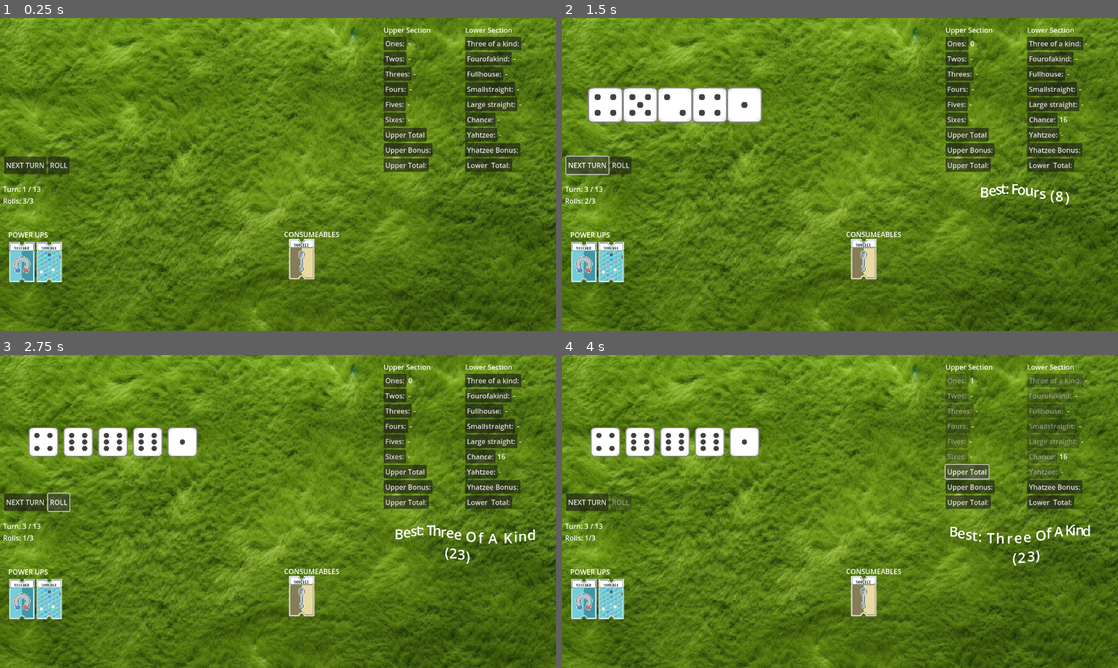
Above: before the commit, frames 1-4 (two rows, left to right).
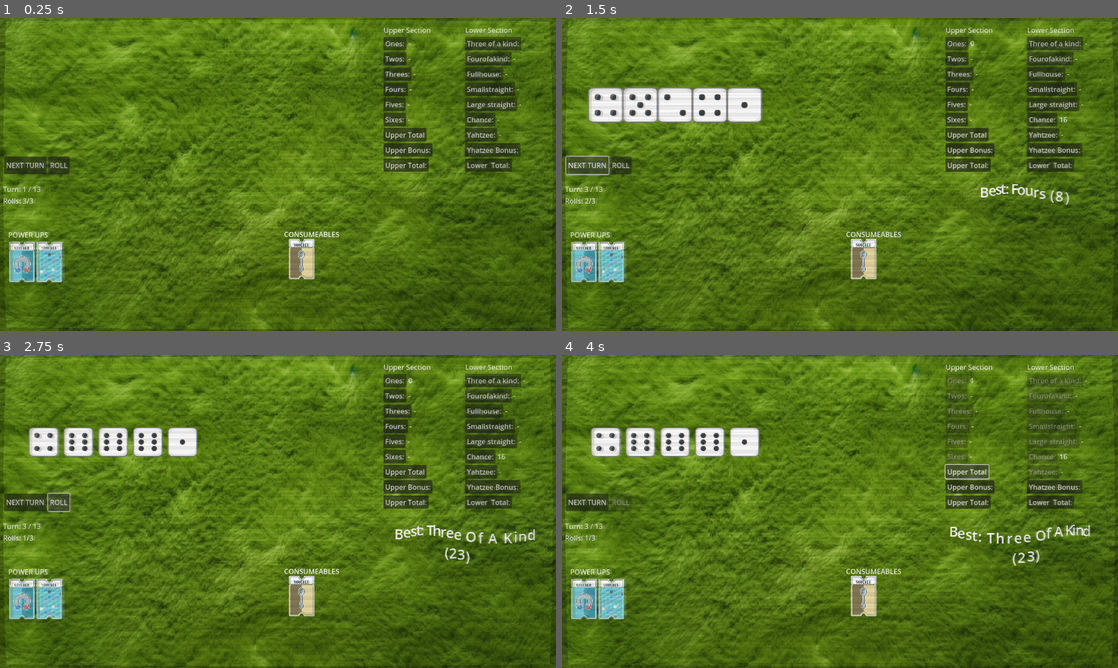
Above: after the commit, the same moments.

Repository: unclemoney/DiceRogue
Game: Godot game, scene res://Tests/PowerUpTest.tscn
The game is run twice, just before and just after one commit, with the same random seed, the same clock (stepped at 60 frames per second) and the same inputs. The project has no main scene, so this scene is started directly. The engine's default icon, where the game draws it, is replaced by a stand-in: a white triangle on a blue panel in a dark square.
Inputs:
- Up to frame 1 (0.25 s): no input
- Up to frame 2 (1.5 s): click "NEXT TURN" at 0.5 s; click "NEXT TURN" at 1.25 s
- Up to frame 3 (2.75 s): click "ROLL" at 2 s
- Up to frame 4 (4 s): click "Ones:" at 2.75 s; click "Upper Total" at 3.5 s

The runs differ from the first frame. In frame 1, 4.4% of the frame differs, in the area x 0-100%, y 0-100%; in frame 2, 5.7%; in frame 3, 5.7%; in frame 4, 5.3%.

Commit message:
Add screen shake effect to consumable destruction
Introduced a ScreenShake node and script to enable screen shake effects. Updated consumable_icon.gd to trigger a moderate screen shake when the destruction effect is played. Modified PowerUpTest.tscn to include the new ScreenShake node for testing.

Diff:
--- a/Scripts/Consumable/consumable_icon.gd
+++ b/Scripts/Consumable/consumable_icon.gd
@@ -121,6 +121,9 @@
 func play_destruction_effect() -> void:
 	print("play_destruction_effect called")
 	if explosion_effect_scene:
+		var screen_shake = get_tree().root.find_child("ScreenShake", true, false)
+		if screen_shake:
+			screen_shake.shake(0.4, 0.3)  # Moderate shake for 0.3 seconds
 		print("Creating explosion instance from:", explosion_effect_scene.resource_path)
 		_explosion_instance = explosion_effect_scene.instantiate()
 		if _explosion_instance:
--- /dev/null
+++ b/Scripts/Effects/ScreenShake.gd
@@ -0,0 +1,40 @@
+extends Node
+class_name ScreenShake
+
+signal shake_finished
+
+@export var noise_shake_speed := 15.0
+@export var noise_shake_fade := 10.0
+@export var noise_shake_strength := 60.0
+
+var noise := FastNoiseLite.new()
+var noise_i := 0.0
+var shake_strength := 0.0
+var shake_fade := 0.0
+var original_pos := Vector2.ZERO
+
+func _ready() -> void:
+	randomize()
+	noise.seed = randi()
+	noise.frequency = 0.5
+
+func _process(delta: float) -> void:
+	if shake_strength <= 0:
+		return
+
+	shake_strength = move_toward(shake_strength, 0, shake_fade * delta)
+
+	noise_i += delta * noise_shake_speed
+	var x := noise.get_noise_2d(1, noise_i) * shake_strength
+	var y := noise.get_noise_2d(100, noise_i) * shake_strength
+
+	owner.position = original_pos + Vector2(x, y)
+
+	if shake_strength <= 0:
+		owner.position = original_pos
+		emit_signal("shake_finished")
+
+func shake(intensity: float = 1.0, duration: float = 0.5) -> void:
+	shake_strength = noise_shake_strength * intensity
+	shake_fade = shake_strength / duration
+	original_pos = owner.position
--- a/Tests/PowerUpTest.tscn
+++ b/Tests/PowerUpTest.tscn
@@ -1,8 +1,9 @@
-[gd_scene load_steps=22 format=3 uid="uid://bepbb823xut5d"]
+[gd_scene load_steps=23 format=3 uid="uid://bepbb823xut5d"]
 
 [ext_resource type="Script" uid="uid://lff2c6sjl5pl" path="res://Tests/power_up_test.gd" id="1_kq0ch"]
 [ext_resource type="PackedScene" uid="uid://q27dsqs2pyd8" path="res://Scenes/UI/crt_overlay.tscn" id="2_6y38h"]
 [ext_resource type="PackedScene" uid="uid://cttyyy56pjat3" path="res://Scenes/Controller/game_controller.tscn" id="2_b7ne7"]
+[ext_resource type="Script" uid="uid://brlw2wv0mihdu" path="res://Scripts/Effects/ScreenShake.gd" id="2_sh2dr"]
 [ext_resource type="Texture2D" uid="uid://c5j8lclc52j7" path="res://Resources/Art/Background/test.png" id="3_b7ne7"]
 [ext_resource type="PackedScene" uid="uid://dugpl3du3i6xo" path="res://Scenes/Dice/dice_hand.tscn" id="4_jph3f"]
 [ext_resource type="PackedScene" uid="uid://c6k045mexxkyd" path="res://Scenes/Dice/dice.tscn" id="5_lu5kq"]
@@ -25,8 +26,10 @@
 [node name="Node2D" type="Node2D"]
 script = ExtResource("1_kq0ch")
 
+[node name="ScreenShake" type="Node" parent="."]
+script = ExtResource("2_sh2dr")
+
 [node name="CRTOverlay" parent="." instance=ExtResource("2_6y38h")]
-visible = false
 
 [node name="Background" type="Sprite2D" parent="."]
 position = Vector2(644, 358.25)
Not shown, added: Scripts/Effects/ScreenShake.gd.uid
